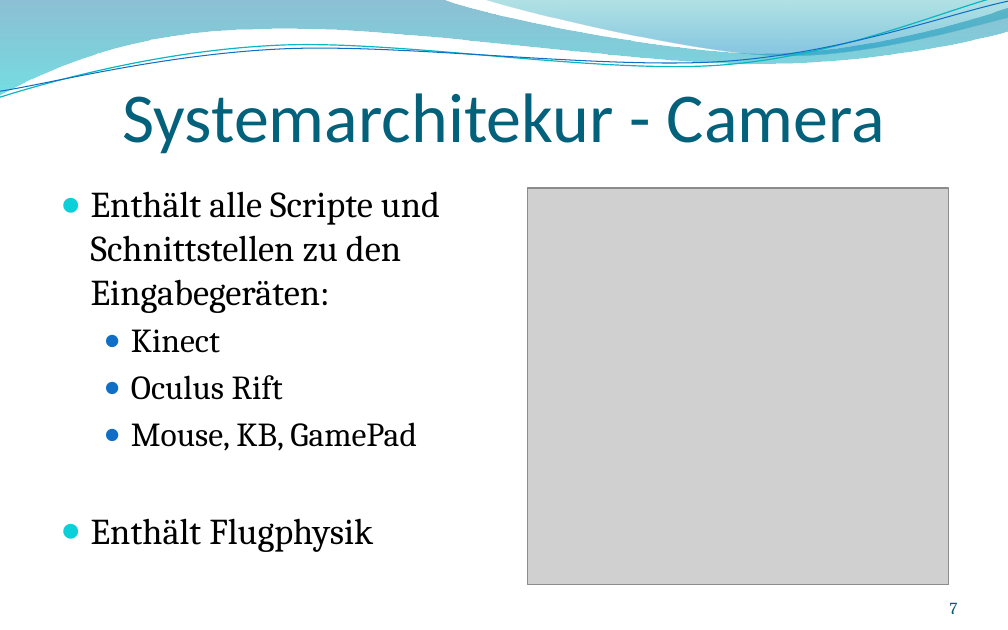
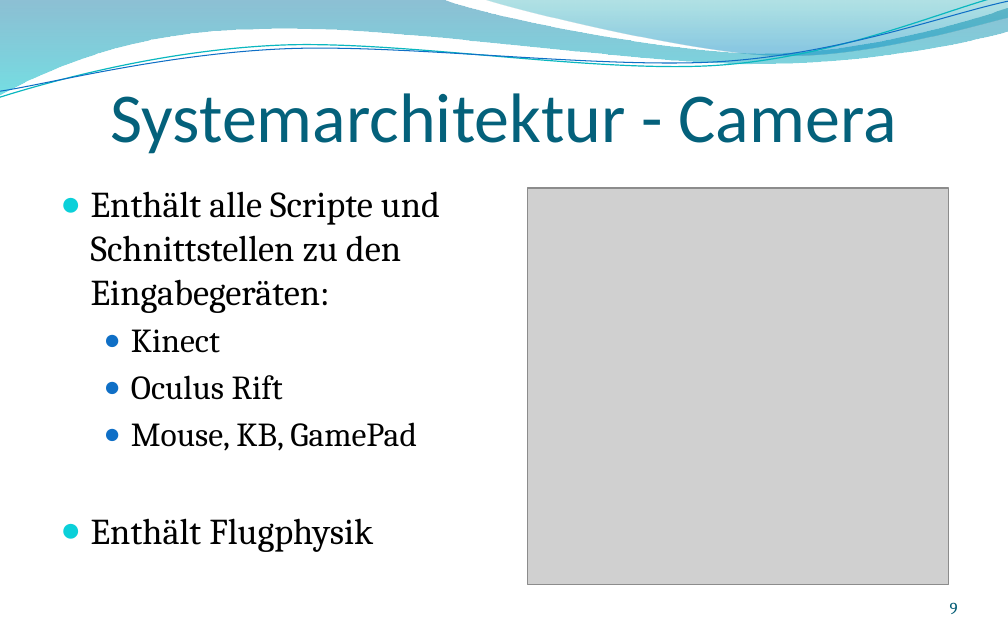
Before and after one commit to andreasdietze/Rift-Wingsuit, a slide deck: slide 9 of Präsentationen/Finale Präsentation/Finale-Präsentation-Rift-Wingsuit.pptx (slide 7 before the commit). Drawn at 1008x630 pixels with LibreOffice and Linux fonts; fonts in the diff are those of the drawing; grey boxes stand for pictures; background and template pictures are left out. Boxes give left, top, right and bottom in pixels: in the first picture for what was removed or moved away, otherwise in the second. Text is boxed around its words. In the diff, an @@ line names an element or a change of style, - is before the commit and + after.

```diff
--- a/Präsentationen/Finale Präsentation/Finale-Präsentation-Rift-Wingsuit.pptx
+++ b/Präsentationen/Finale Präsentation/Finale-Präsentation-Rift-Wingsuit.pptx
@@ title at (110, 93, 897, 154): text changed @@
-Systemarchitekur - Camera
+Systemarchitektur - Camera
@@ page number at (950, 602, 958, 614): text changed @@
-7
+9
```
Also in this commit, not shown: 10 other slides changed, 2 slides added.
